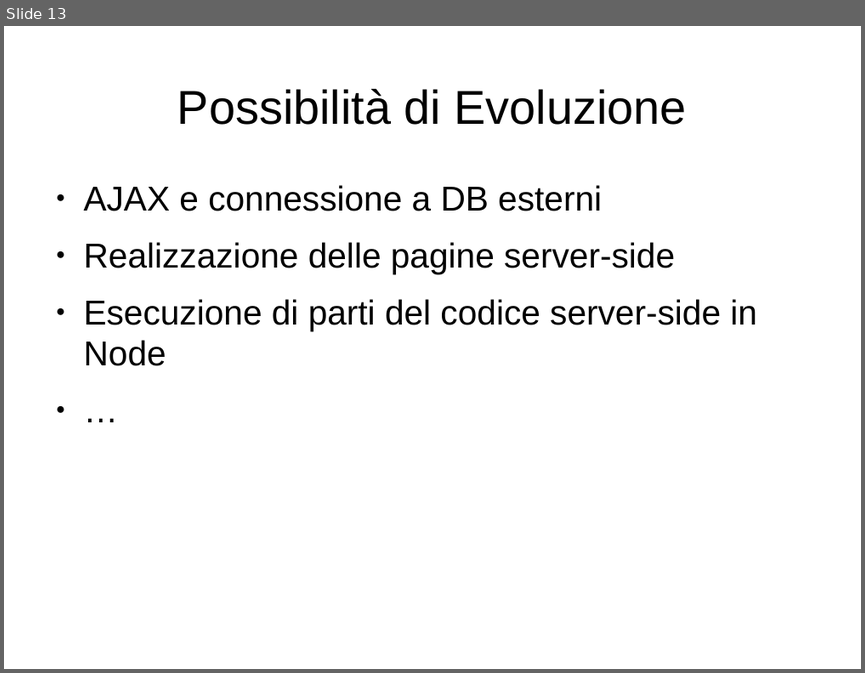
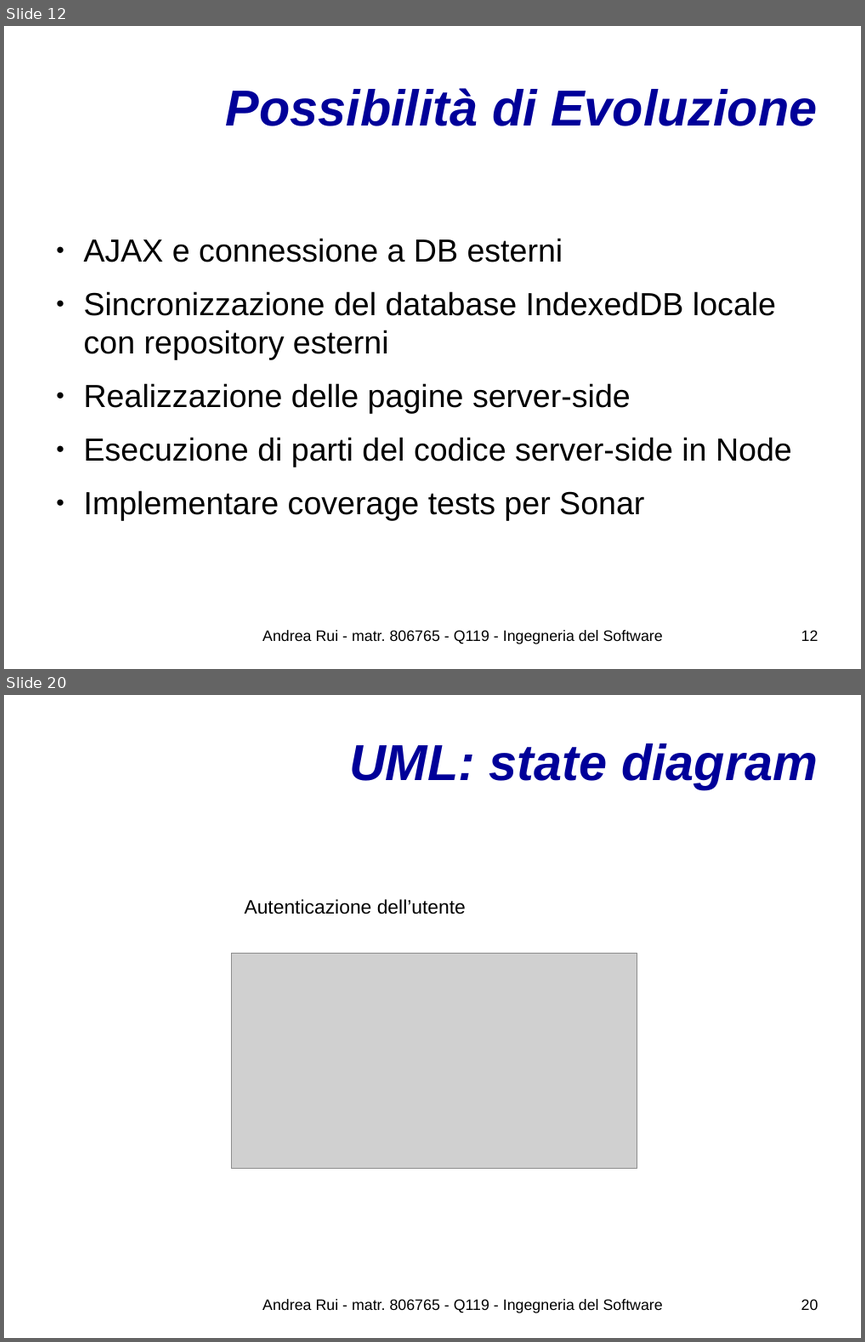
Before and after one commit to UnimibSoftEngCourse1718/progetto-agenda-2-Andy-UNIMIB, a slide deck: doc/Presentazione del Progetto.odp. Shown one above the other, each under a label of ours: slide 13 before the commit, slides 12 and 20 after it; the slides between them are not shown. The pictures are 865x673 and 865x1342 pixels, drawn with LibreOffice and Linux fonts; fonts in the diff are those of the drawing; grey boxes stand for pictures; background and template pictures are left out. Boxes give left, top, right and bottom in pixels: in the first picture for what was removed or moved away, otherwise in the second. Text is boxed around its words. In the diff, an @@ line names an element or a change of style, - is before the commit and + after.

```diff
--- a/doc/Presentazione del Progetto.odp
+++ b/doc/Presentazione del Progetto.odp
@@ slide 20 added at (x1=4, y1=695, x2=861, y2=1338), background #FFFFFF @@
@@ title added at (x1=349, y1=743, x2=817, y2=789), 46.8 pt, text #000099, bold, italic @@
+UML: state diagram
@@ text added at (x1=245, y1=899, x2=466, y2=914), 18 pt, text #000000 @@
+Autenticazione dell’utente
@@ picture added at (x1=231, y1=953, x2=637, y2=1168) @@
@@ text added at (x1=262, y1=1299, x2=663, y2=1313), 14 pt, text #000000 @@
+Andrea Rui - matr. 806765 - Q119 - Ingegneria del Software
@@ page number added at (x1=801, y1=1299, x2=818, y2=1310), 14 pt, text #000000 @@
+20
@@ what was slide 13 is now slide 12 @@
@@ slide 12 changed as well @@
@@ title "Possibilità di Evoluzione" at (x1=226, y1=88, x2=817, y2=126): size 44 to 46.8 pt, text colour #000000 to #000099, bold on, italic on; alignment centre to right @@
@@ text at (x1=84, y1=238, x2=792, y2=467): size 32 to 29.6 pt in "AJAX e connessione a DB esterni", "Realizzazione delle pagine server-side", "Esecuzione di parti del codice server-side in ..." @@
@@ text at (x1=84, y1=291, x2=776, y2=360): paragraph added @@
+● Sincronizzazione del database IndexedDB locale con repository esterni
@@ text at (x1=84, y1=490, x2=644, y2=521): text changed; size 32 to 29.6 pt @@
-● …
+● Implementare coverage tests per Sonar
@@ text added at (x1=262, y1=630, x2=663, y2=644), 14 pt, text #000000 @@
+Andrea Rui - matr. 806765 - Q119 - Ingegneria del Software
@@ page number added at (x1=801, y1=630, x2=818, y2=641), 14 pt, text #000000 @@
+12
```
Also in this commit, not shown: 5 other slides changed, 15 other slides added, 8 slides removed, 6 other files.
